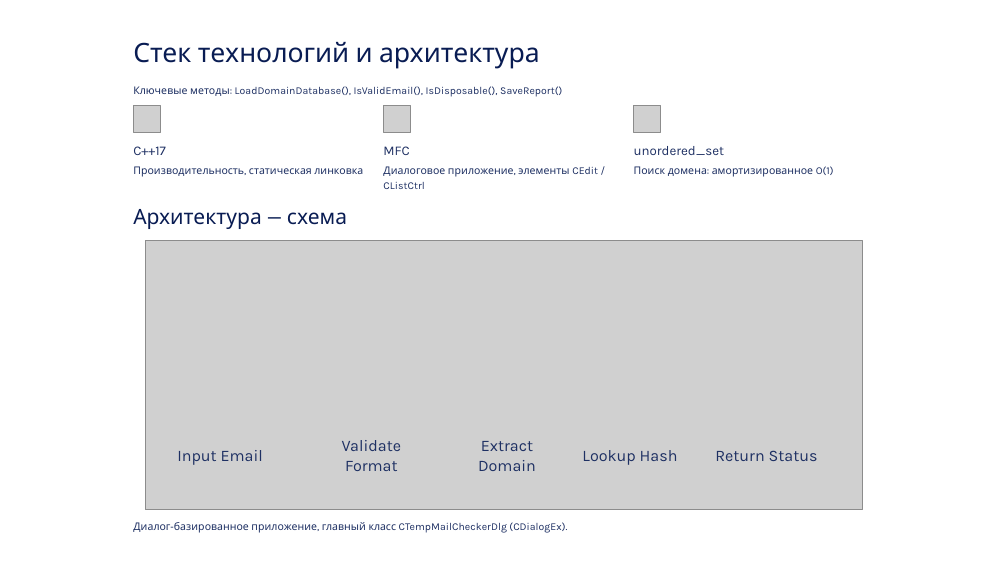
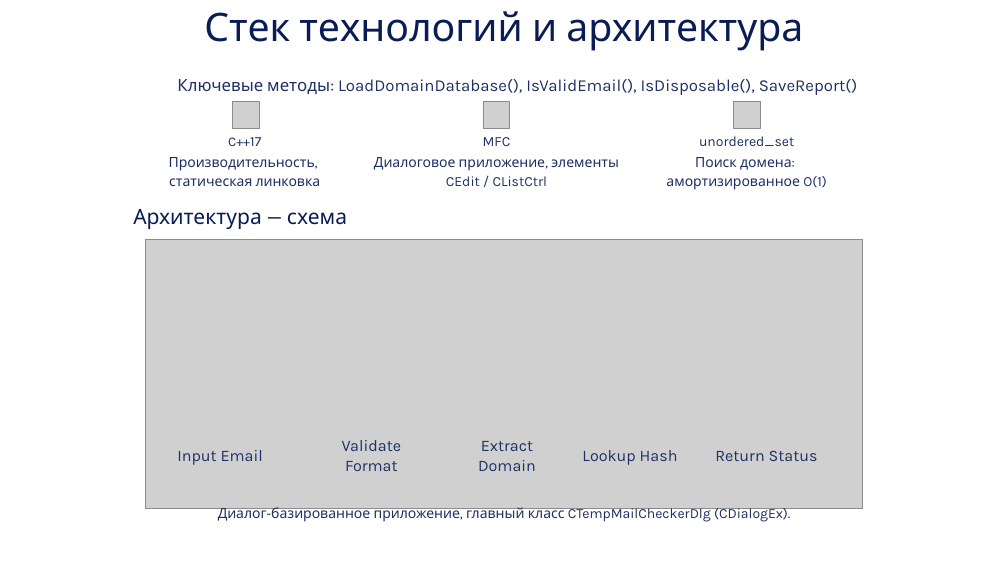
Before and after one commit to timzvorykin/TempMailChecker, a slide deck: slide 3 of Курсач презентация.pptx. Drawn at 1008x567 pixels with LibreOffice and Linux fonts; fonts in the diff are those of the drawing; grey boxes stand for pictures. Boxes give left, top, right and bottom in pixels: in the first picture for what was removed or moved away, otherwise in the second. Text is boxed around its words. In the diff, an @@ line names an element or a change of style, - is before the commit and + after.

```diff
--- a/Курсач презентация.pptx
+++ b/Курсач презентация.pptx
@@ text "Стек технологий и архитектура": place and size @@
-text "Стек технологий и архитектура" at (133,42,540,69)
+text "Стек технологий и архитектура" at (204,11,803,51)
@@ text "Стек технологий и архитектура" at (204,11,803,51): size 19 to 28 pt; alignment left to centre @@
@@ text "Ключевые методы: LoadDomainDatabase(), IsValidEmail(), IsDis ...": place and size @@
-text "Ключевые методы: LoadDomainDatabase(), IsValidEmail(), IsDis ..." at (133,86,562,97)
+text "Ключевые методы: LoadDomainDatabase(), IsValidEmail(), IsDis ..." at (177,79,858,95)
@@ text "Ключевые методы: LoadDomainDatabase(), IsValidEmail(), IsDis ..." at (177,79,858,95): size 7.5 to 12 pt; alignment left to centre @@
@@ 3 pictures: place and size @@
-3 pictures at (133,106,661,133)
+3 pictures at (233,101,760,128)
@@ text "C++17" at (228,137,261,146): size 9.5 to 10 pt in "C++17"; alignment left to centre @@
@@ 3 texts: place and size @@
-3 texts at (133,146,725,155)
+3 texts at (228,136,794,146)
@@ text "MFC" at (483,137,511,146): size 9.5 to 10 pt; alignment left to centre @@
@@ text "unordered_set" at (699,136,794,146): size 9.5 to 10 pt; alignment left to centre @@
@@ text at (169,157,321,186): text changed; size 7.5 to 10 pt @@
-Производительность, статическая линковка
+Производительность,
+статическая линковка
@@ text "Диалоговое приложение, элементы CEdit / ...": place and size @@
-text "Диалоговое приложение, элементы CEdit / ..." at (383,166,598,189)
+text "Диалоговое приложение, элементы CEdit / ..." at (374,157,619,186)
@@ text "Диалоговое приложение, элементы CEdit / ..." at (374,157,619,186): size 7.5 to 10 pt; alignment left to centre @@
@@ text at (666,157,827,190): text changed; size 7.5 to 10 pt @@
-Поиск домена: амортизированное O(1)
+Поиск домена:
+амортизированное O(1)
@@ text "Диалог‑базированное приложение, главный класс CTempMailCheck ..." at (218,507,790,522): size 7.5 to 10 pt; alignment left to centre @@
@@ text "Диалог‑базированное приложение, главный класс CTempMailCheck ...": place and size @@
-text "Диалог‑базированное приложение, главный класс CTempMailCheck ..." at (133,522,567,533)
+text "Диалог‑базированное приложение, главный класс CTempMailCheck ..." at (218,507,790,522)
```
Also in this commit, not shown: 6 other slides changed, 2 slides added.
